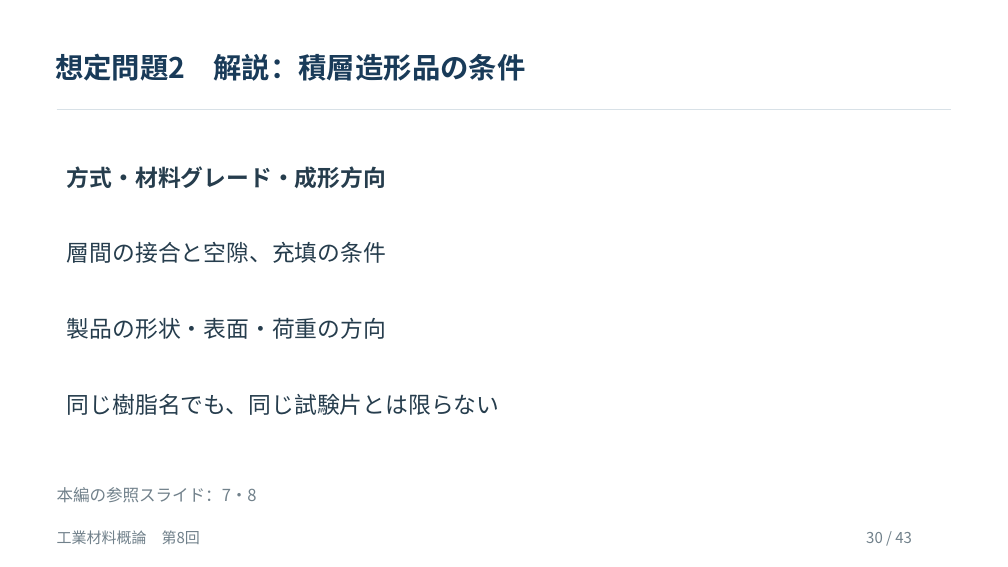
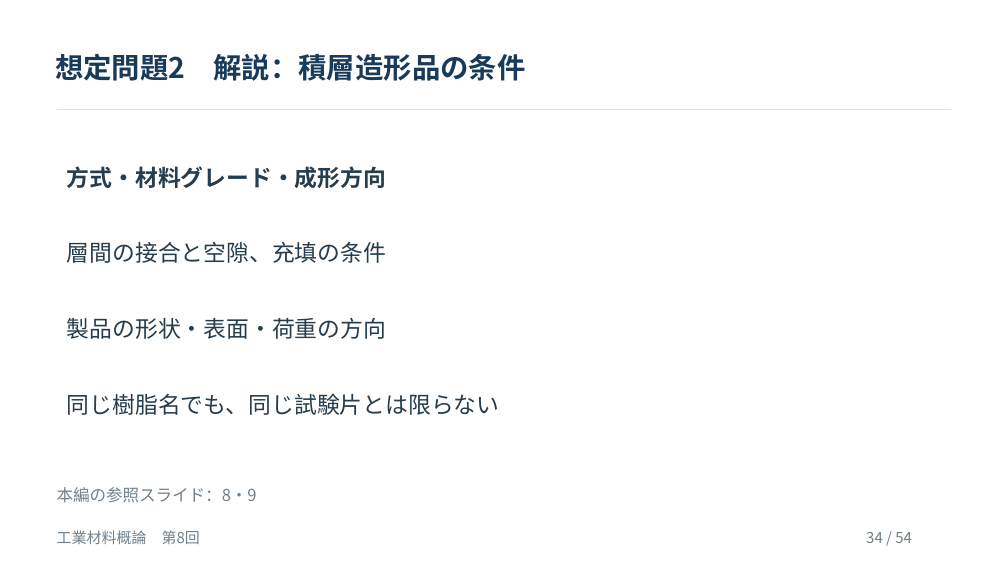
Before and after one commit to zooc-14calbp/industrial-materials-course, a slide deck: slide 34 of 学生用/第08回/08_授業スライド.pptx (slide 30 before the commit). Drawn at 1008x567 pixels with LibreOffice and Linux fonts; fonts in the diff are those of the drawing. Boxes give left, top, right and bottom in pixels: in the first picture for what was removed or moved away, otherwise in the second. Text is boxed around its words. In the diff, an @@ line names an element or a change of style, - is before the commit and + after.

```diff
--- a/学生用/第08回/08_授業スライド.pptx
+++ b/学生用/第08回/08_授業スライド.pptx
@@ text at box(57, 487, 257, 503): text changed @@
-本編の参照スライド：7・8
+本編の参照スライド：8・9
@@ text at box(866, 532, 912, 543): text changed @@
-30 / 43
+34 / 54
```
Also in this commit, not shown: 48 other slides changed, 5 slides added, 9 other files.
